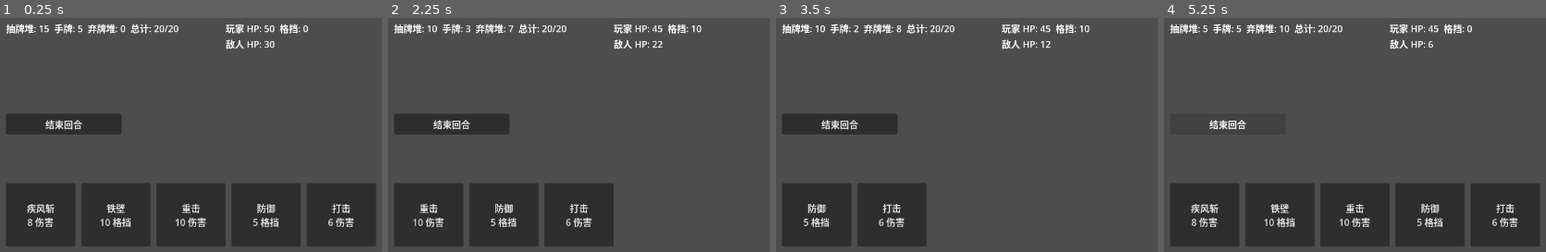
Above: before the commit, frames 1-4 (left to right).
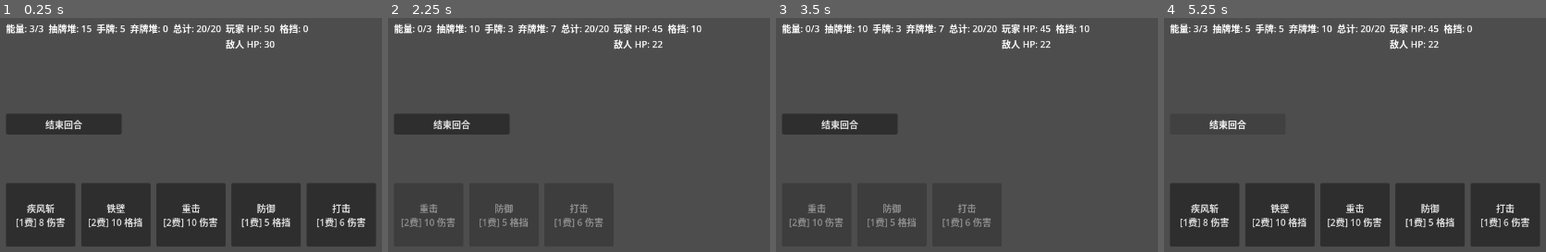
Above: after the commit, the same moments.

Repository: td1ql/godward
Game: Godot game, scene res://scenes/main.tscn
Same seed, same stepped clock (60 frames per second), same inputs: the game is played once before the commit and once after it.
Inputs (mouse positions are in pixels of both pictures, inside the frame that each line leads up to):
- Up to frame 1 (0.25 s): no input
- Up to frame 2 (2.25 s): click "结束回合" at 0.5 s; click (430, 214) at 1.25 s, where only the run before the commit has a clickable "疾风斩 8 伤害"; click (430, 214) at 2 s, where only the run before the commit has a clickable "铁壁 10 格挡"
- Up to frame 3 (3.5 s): click (818, 214) at 2.75 s, where only the run before the commit has a clickable "重击 10 伤害"
- Up to frame 4 (5.25 s): click (1206, 214) at 3.5 s, where only the run before the commit has a clickable "防御 5 格挡"; click (1206, 214) at 4.25 s, where only the run before the commit has a clickable "打击 6 伤害"; click "结束回合" at 5 s

The runs differ from the first frame. In frame 1, 2.9% of the frame differs, in the area x 1-96%, y 2-90%; in frame 2, 2.6%; in frame 3, 2.6%; in frame 4, 2.9%.

Commit message:
feat: 添加能量系统，出牌扣费、回合重置

Diff:
--- a/scripts/battle_demo.gd
+++ b/scripts/battle_demo.gd
@@ -6,6 +6,7 @@
 
 var player_hp := 50
 var player_block := 0
+var player_energy := 3
 var enemy_hp := 30
 var enemy_attack := 5
 
@@ -14,6 +15,7 @@
 
 const HAND_SIZE := 5
 const TOTAL_CARDS := 20
+const MAX_ENERGY := 3
 
 const CARD_DB := {
 	"打击": {"cost": 1, "damage": 6, "block": 0},
@@ -46,7 +48,6 @@
 			draw_pile.shuffle()
 		hand.append(draw_pile.pop_back())
 
-# 根据当前手牌，重新生成一排可点击的按钮
 func _rebuild_hand_buttons() -> void:
 	for b in card_buttons:
 		b.queue_free()
@@ -57,10 +58,11 @@
 		var btn := Button.new()
 		btn.position = Vector2(20 + i * 130, 300)
 		btn.size = Vector2(120, 110)
+		btn.disabled = player_energy < d["cost"]
 		if d["damage"] > 0:
-			btn.text = "%s\n%d 伤害" % [c, d["damage"]]
+			btn.text = "%s\n[%d费] %d 伤害" % [c, d["cost"], d["damage"]]
 		else:
-			btn.text = "%s\n%d 格挡" % [c, d["block"]]
+			btn.text = "%s\n[%d费] %d 格挡" % [c, d["cost"], d["block"]]
 		btn.pressed.connect(_on_card_pressed.bind(i))
 		add_child(btn)
 		card_buttons.append(btn)
@@ -72,6 +74,9 @@
 		return
 	var c: String = hand[index]
 	var d: Dictionary = CARD_DB[c]
+	if player_energy < d["cost"]:
+		return
+	player_energy -= d["cost"]
 	if d["damage"] > 0:
 		enemy_hp = max(0, enemy_hp - d["damage"])
 	if d["block"] > 0:
@@ -85,12 +90,11 @@
 func _on_end_turn_pressed() -> void:
 	if game_over:
 		return
-	# 敌人攻击：先被格挡抵消
 	var incoming: int = max(0, enemy_attack - player_block)
 	player_hp = max(0, player_hp - incoming)
 	player_block = 0
+	player_energy = MAX_ENERGY
 	_check_game_over()
-	# 弃掉手牌，重新抽 5 张
 	discard_pile.append_array(hand)
 	hand.clear()
 	_draw_cards(HAND_SIZE)
@@ -103,8 +107,8 @@
 
 func _update_ui() -> void:
 	var total := draw_pile.size() + hand.size() + discard_pile.size()
-	info_label.text = "抽牌堆: %d  手牌: %d  弃牌堆: %d  总计: %d/%d" % [
-		draw_pile.size(), hand.size(), discard_pile.size(), total, TOTAL_CARDS
+	info_label.text = "能量: %d/%d  抽牌堆: %d  手牌: %d  弃牌堆: %d  总计: %d/%d" % [
+		player_energy, MAX_ENERGY, draw_pile.size(), hand.size(), discard_pile.size(), total, TOTAL_CARDS
 	]
 	combat_label.text = "玩家 HP: %d  格挡: %d\n敌人 HP: %d" % [player_hp, player_block, enemy_hp]
 	if enemy_hp <= 0:
